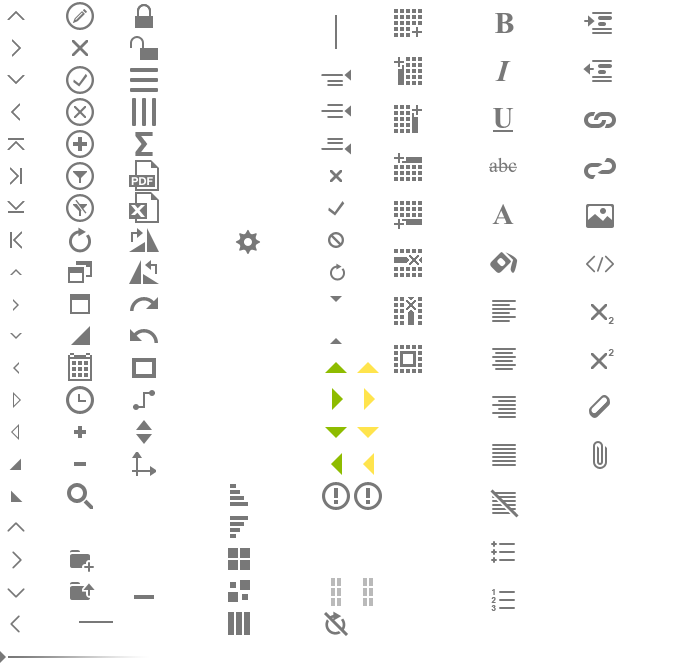
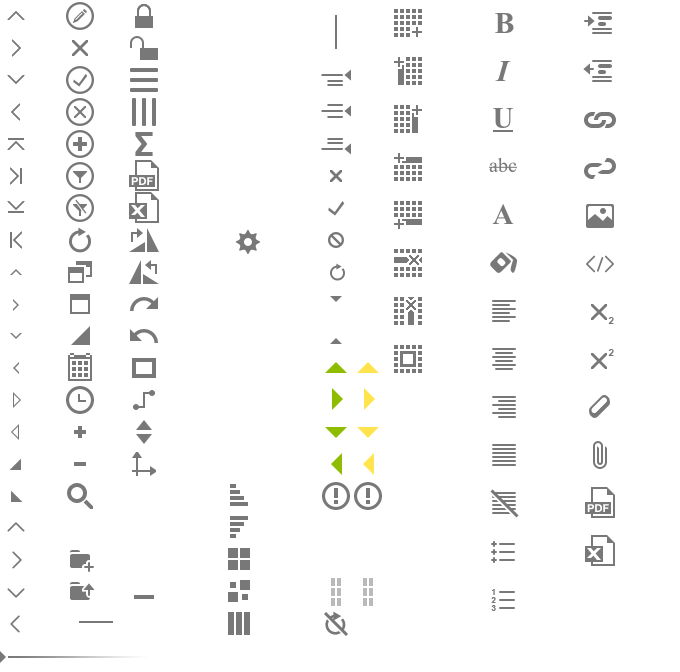
Layers edited between the first and the second 680 x 672 image:
added group "Export copy" with 4 layers above "Export" over [585, 487, 615, 566]
added layer "excel copy" in group "Export copy" over [585, 535, 615, 566]
added layer "pdf copy" in group "Export copy" over [585, 487, 615, 518]
